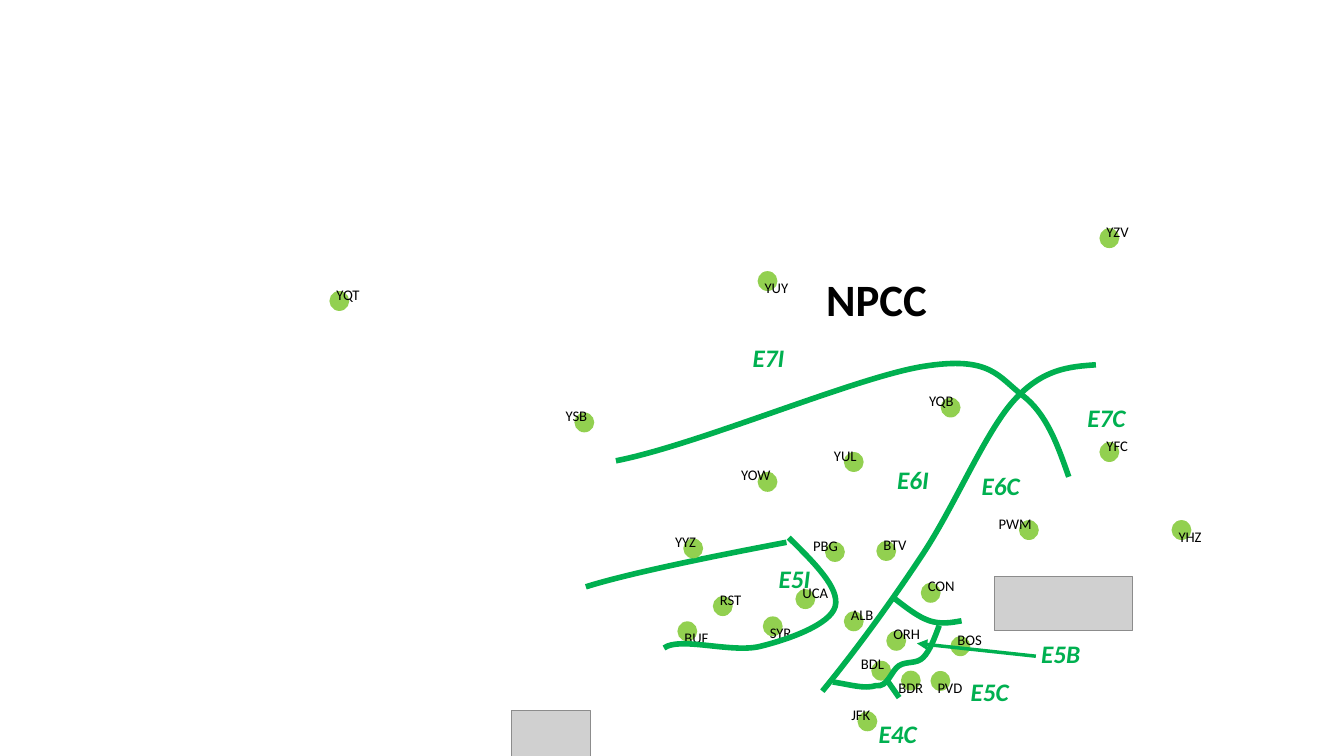
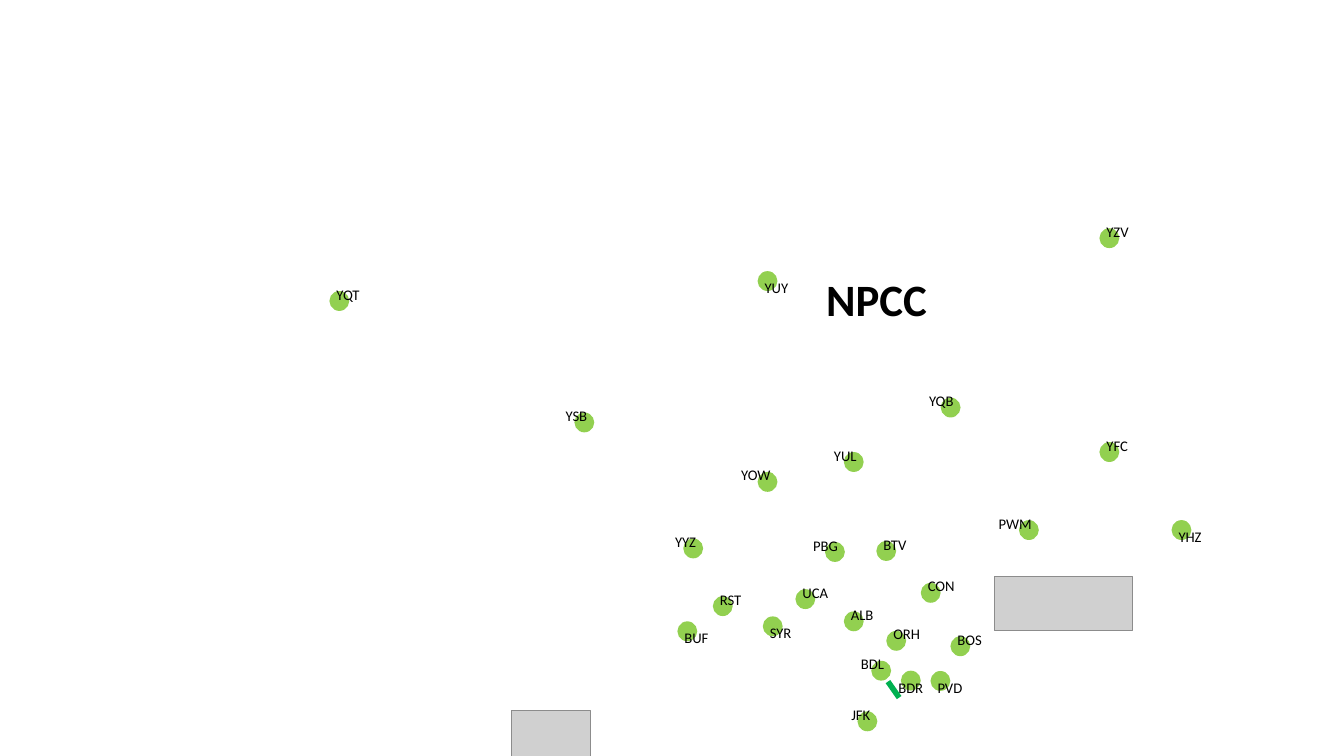
Before and after one commit to slacgismo/loadinsight, a slide deck: slide 2 of nercmap/citymap.pptx. Drawn at 1344x756 pixels with LibreOffice and Linux fonts; fonts in the diff are those of the drawing; grey boxes stand for pictures; background and template pictures are left out. Boxes give left, top, right and bottom in pixels: in the first picture for what was removed or moved away, otherwise in the second. Text is boxed around its words. In the diff, an @@ line names an element or a change of style, - is before the commit and + after.

```diff
--- a/nercmap/citymap.pptx
+++ b/nercmap/citymap.pptx
@@ group removed at (586, 350, 1125, 743): 8 texts, 6 freeform shapes, 1 arrow @@
-E4C
-E5C
-E6C
-E7C
-E5I
-E6I
-E7I
-E5B
```
Also in this commit, not shown: 1 other slide changed.
